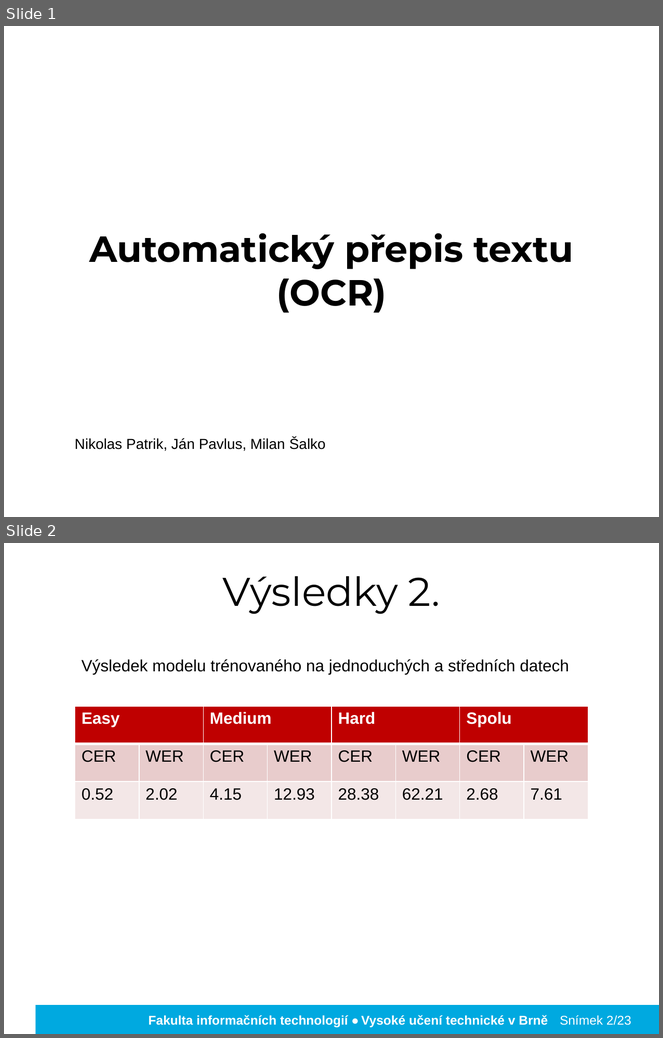
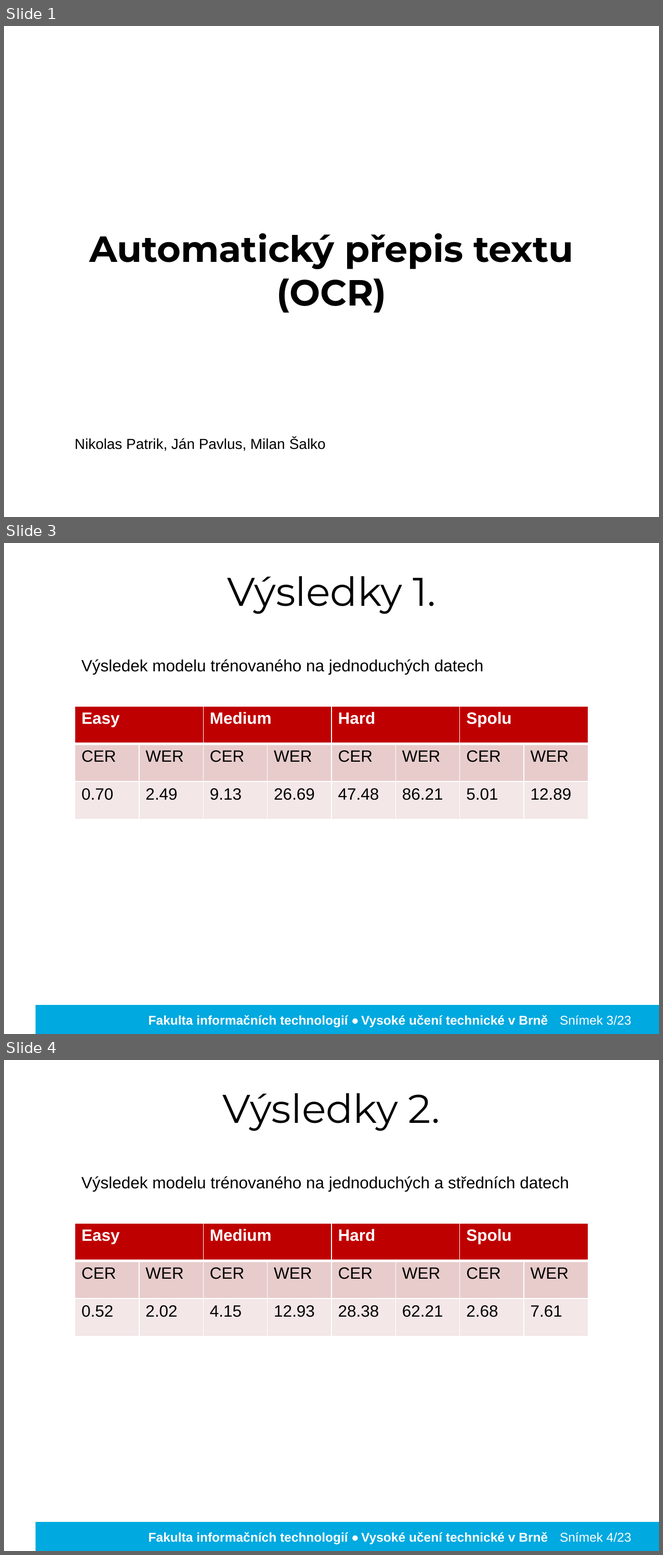
Before and after one commit to spacekcraft/POVa, a slide deck: docs/ObhajobaZS.pptx. Shown one above the other, each under a label of ours: slides 1 and 2 before the commit, slides 1, 3 and 4 after it; the slides between them are not shown. The pictures are 663x1038 and 663x1555 pixels, drawn with LibreOffice and Linux fonts; fonts in the diff are those of the drawing; background and template pictures are left out. Boxes give left, top, right and bottom in pixels: in the first picture for what was removed or moved away, otherwise in the second. Text is boxed around its words. In the diff, an @@ line names an element or a change of style, - is before the commit and + after.

```diff
--- a/docs/ObhajobaZS.pptx
+++ b/docs/ObhajobaZS.pptx
@@ slide 3 added at [4,543,659,1034], background picture (left out); not listed: 3 template elements that a slide beside it also shows @@
@@ title added at [227,576,436,614], 44 pt, text #000000 @@
+Výsledky 1.
@@ text added at [81,659,483,675], 18 pt, text #000000 @@
+Výsledek modelu trénovaného na jednoduchých datech
@@ table added at [75,706,588,820], 3 rows, 8 columns @@
+Easy |  | Medium |  | Hard |  | Spolu | 
+CER | WER | CER | WER | CER | WER | CER | WER
+0.70 | 2.49 | 9.13 | 26.69 | 47.48 | 86.21 | 5.01 | 12.89
@@ what was slide 2 is now slide 4 @@
@@ page number at [560,1533,632,1543]: text changed @@
-Snímek 2/23
+Snímek 4/23
```
Also in this commit, not shown: 1 other slide added.
